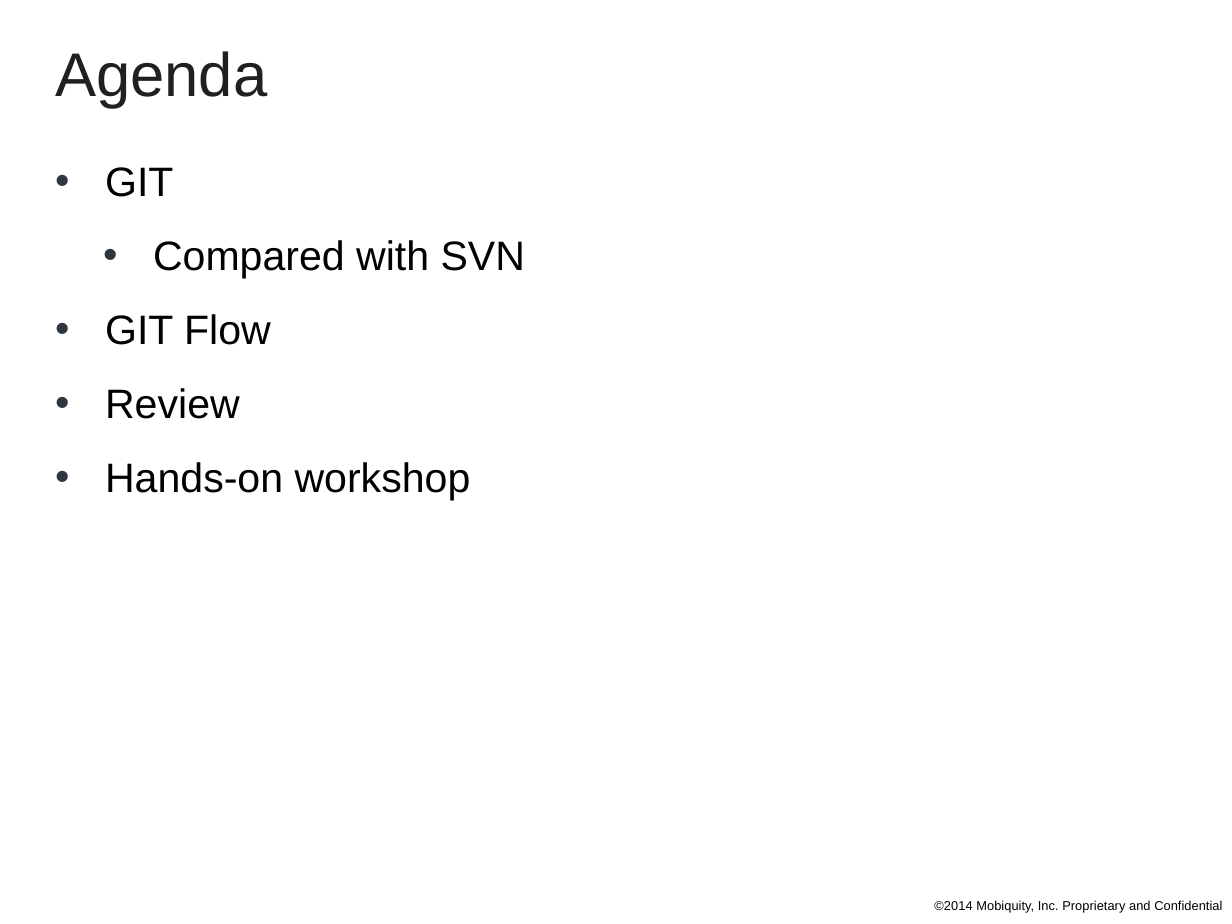
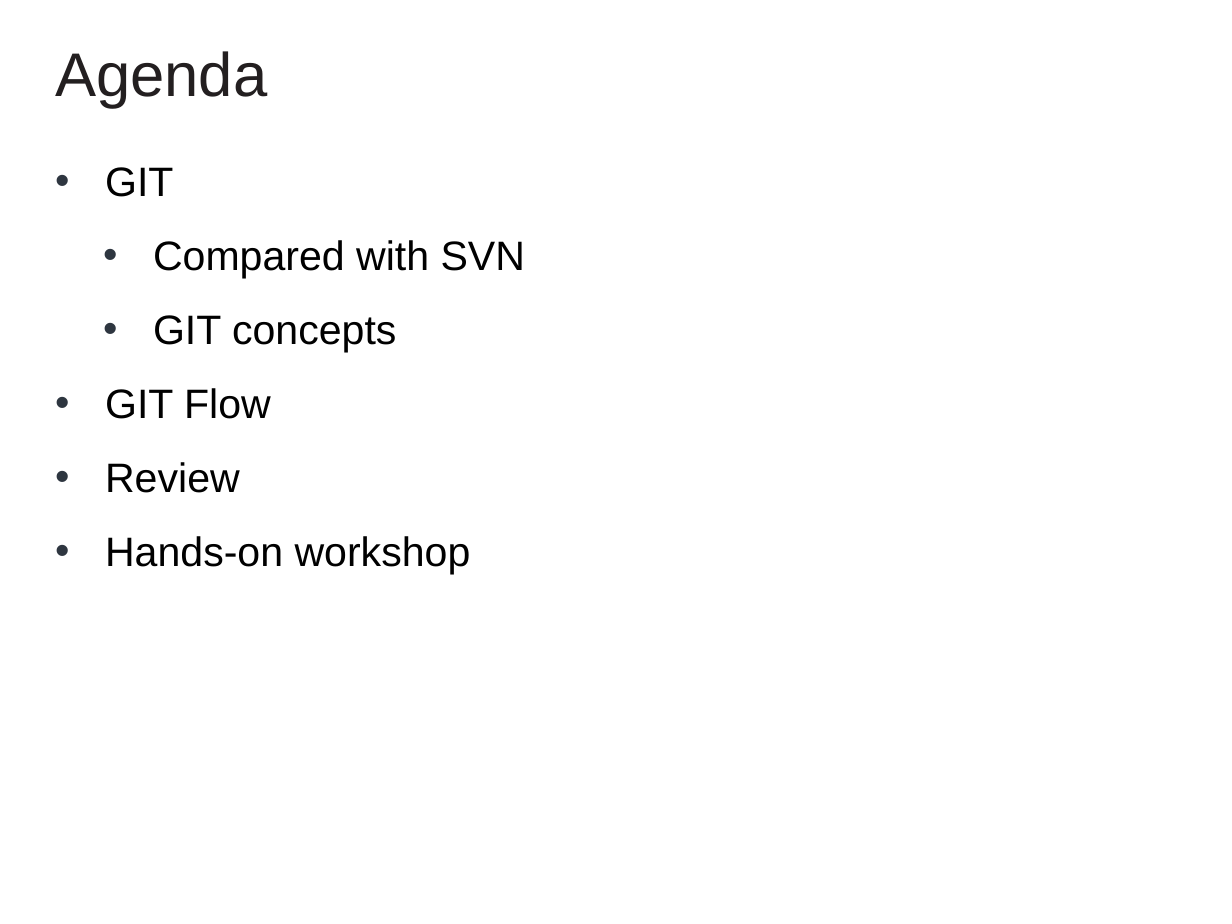
Before and after one commit to cvmocanu/git-presentation, a slide deck: slide 2 of GIT Presentation.pptx. Drawn at 1232x924 pixels with LibreOffice and Linux fonts; fonts in the diff are those of the drawing; background and template pictures are left out. Boxes give left, top, right and bottom in pixels: in the first picture for what was removed or moved away, otherwise in the second. Text is boxed around its words. In the diff, an @@ line names an element or a change of style, - is before the commit and + after.

```diff
--- a/GIT Presentation.pptx
+++ b/GIT Presentation.pptx
@@ text at box(153, 315, 396, 352): paragraph added @@
+          • GIT concepts
@@ text removed at box(934, 900, 1222, 913) @@
-©2014 Mobiquity, Inc. Proprietary and Confidential
```
Also in this commit, not shown: 3 other slides changed, 10 slides added, 8 other files.
